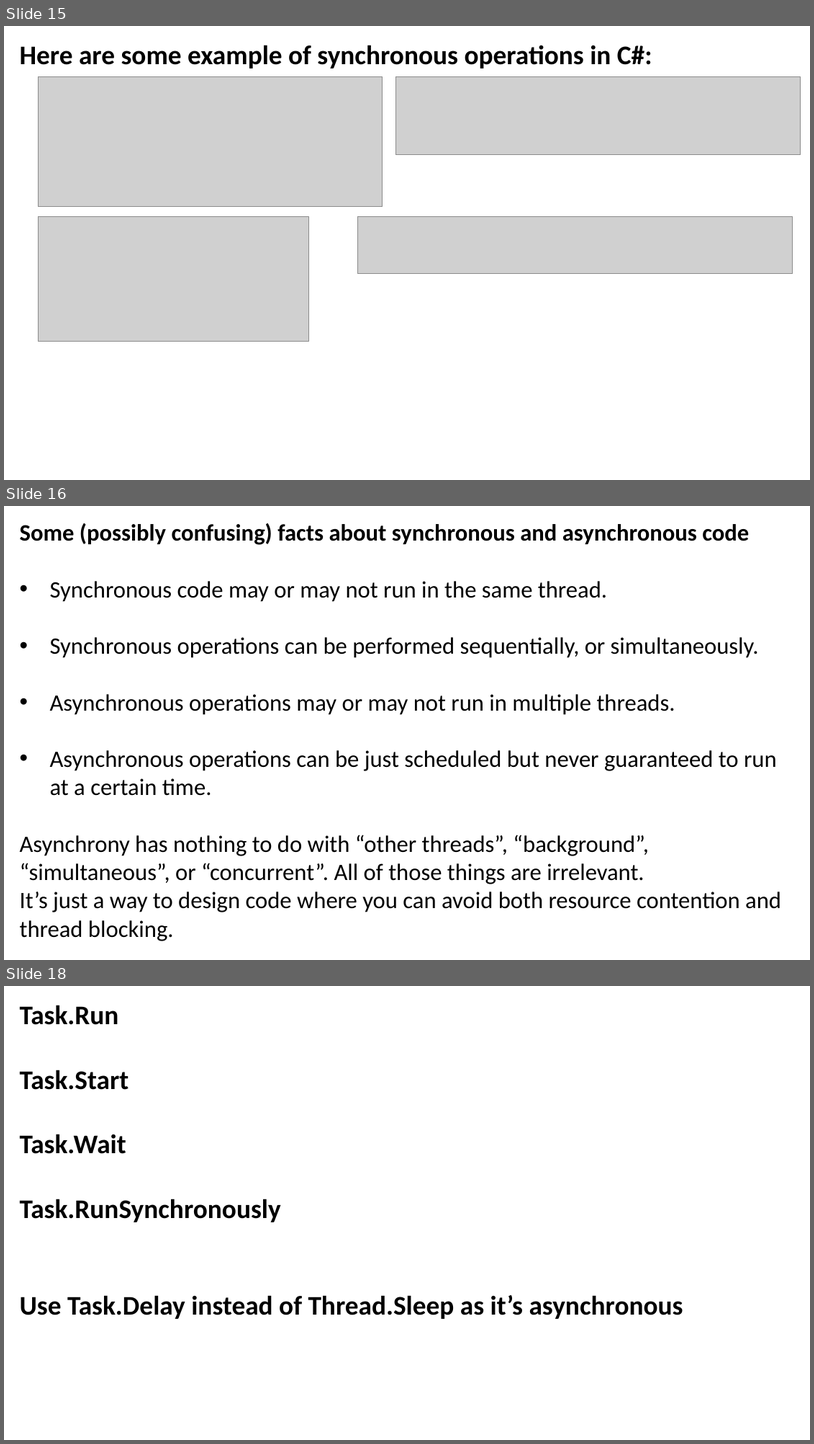
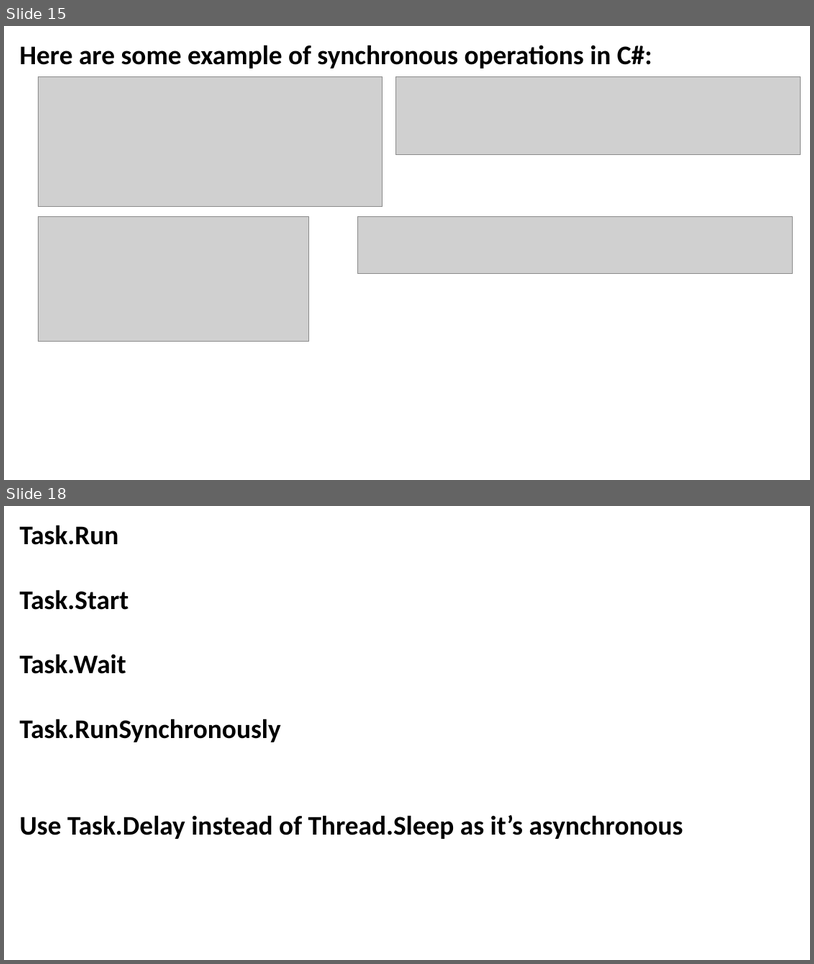
Before and after one commit to JoshKain/AsyncAwaitQuiz, a slide deck: Async and await presentation.pptx. Shown one above the other, each under a label of ours: slides 15, 16 and 18 before the commit, slides 15 and 18 after it; the slides between them are not shown. The pictures are 814x1444 and 814x964 pixels, drawn with LibreOffice and Linux fonts; fonts in the diff are those of the drawing; grey boxes stand for pictures. Boxes give left, top, right and bottom in pixels: in the first picture for what was removed or moved away, otherwise in the second. Text is boxed around its words. In the diff, an @@ line names an element or a change of style, - is before the commit and + after.

```diff
--- a/Async and await presentation.pptx
+++ b/Async and await presentation.pptx
@@ slide 16 removed at box(4, 506, 810, 960), background #FFFFFF @@
@@ text removed at box(20, 523, 782, 941) @@
-Some (possibly confusing) facts about synchronous and asynchronous code
-• Synchronous code may or may not run in the same thread.
-• Synchronous operations can be performed sequentially, or simultaneously.
-• Asynchronous operations may or may not run in multiple threads.
-• Asynchronous operations can be just scheduled but never guaranteed to run at a certain time.
-Asynchrony has nothing to do with “other threads”, “background”, “simultaneous”, or “concurrent”. All of those things are irrelevant.
-It’s just a way to design code where you can avoid both resource contention and thread blocking.
```
Also in this commit, not shown: 2 slides changed, 1 slide added.
